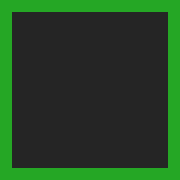
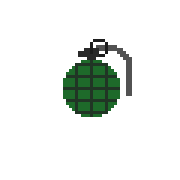
Two versions of the same layered image (180x180). Layer-by-layer changes:
added layer "grenade.png" above "portal.png" over bbox(63, 39, 132, 117)
hid "Background copy" over bbox(0, 0, 180, 180)
